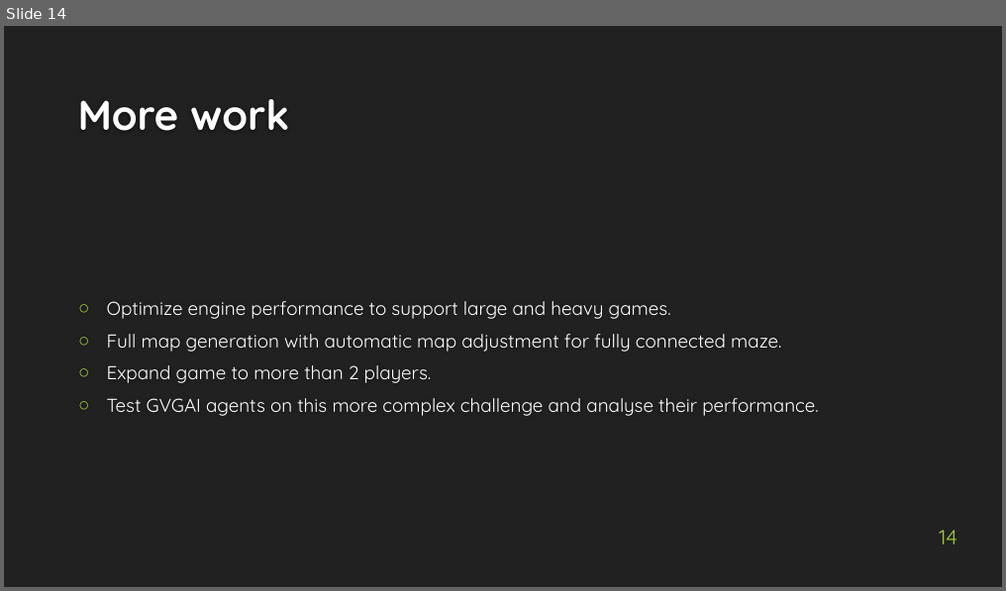
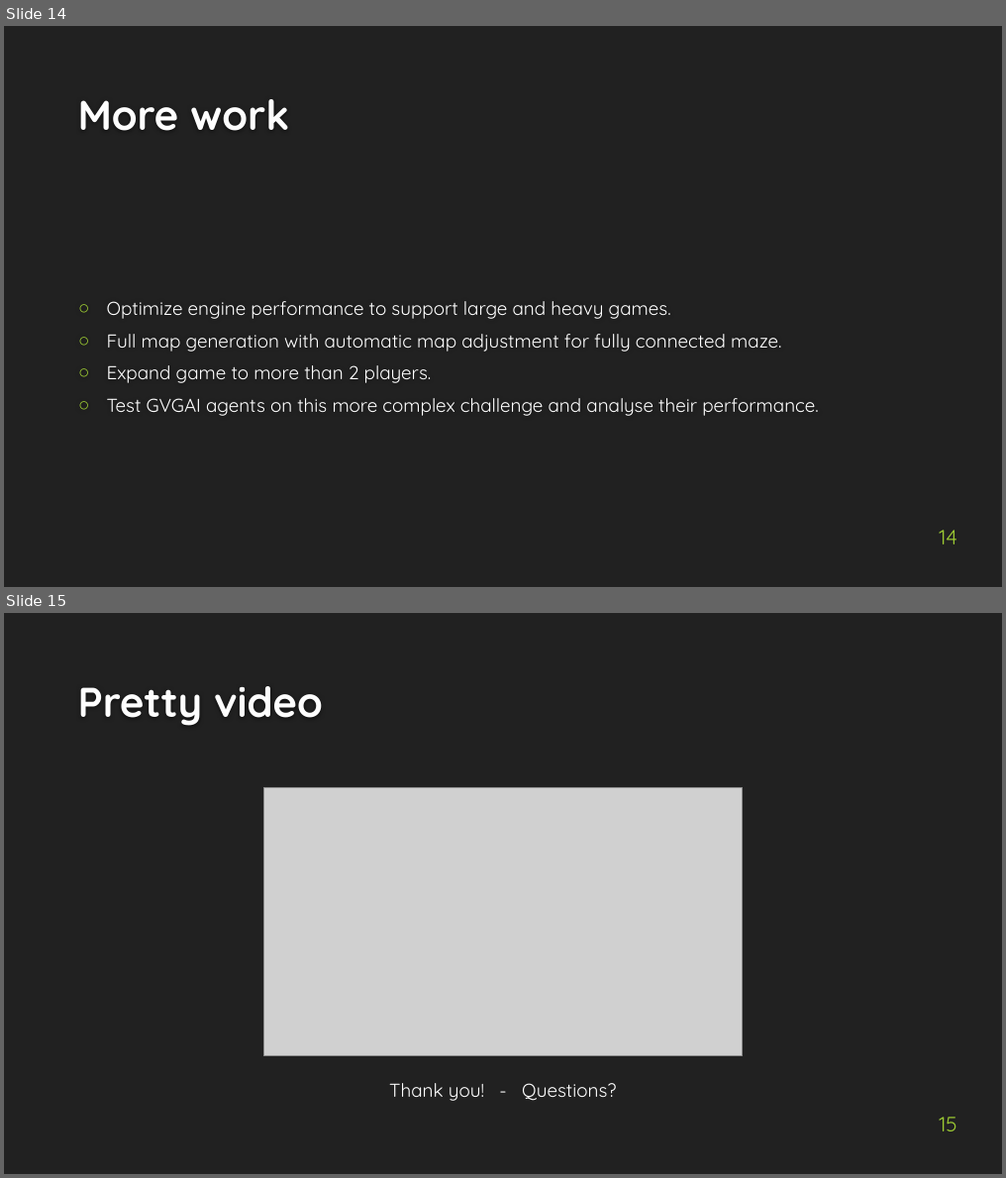
Before and after one commit to rdgain/Hunger-Games-VGDL, a slide deck: docs/final presentation.pptx. Shown one above the other, each under a label of ours: slide 14 before the commit, slides 14 and 15 after it. The pictures are 1006x591 and 1006x1178 pixels, drawn with LibreOffice and Linux fonts; fonts in the diff are those of the drawing; grey boxes stand for pictures; background and template pictures are left out. Boxes give left, top, right and bottom in pixels: in the first picture for what was removed or moved away, otherwise in the second. Text is boxed around its words. In the diff, an @@ line names an element or a change of style, - is before the commit and + after.

```diff
--- a/docs/final presentation.pptx
+++ b/docs/final presentation.pptx
@@ slide 15 added at <box>4,613,1002,1174</box>, background #212121 @@
@@ title added at <box>78,686,323,726</box>, 40 pt, text #FEFEFE, bold @@
+Pretty video
@@ picture added at <box>263,787,743,1057</box> @@
@@ text added at <box>389,1083,616,1101</box>, 18 pt, text #FFFFFF @@
+Thank you! - Questions?
@@ page number added at <box>939,1117,957,1132</box>, 20 pt, text #9ECD33 @@
+15
```
Also in this commit, not shown: 1 slide changed.
